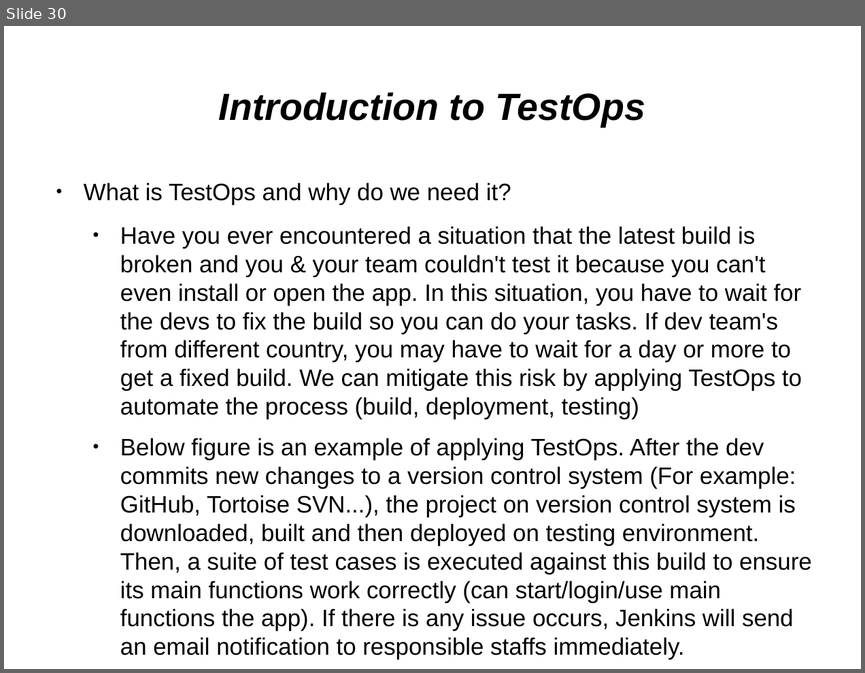
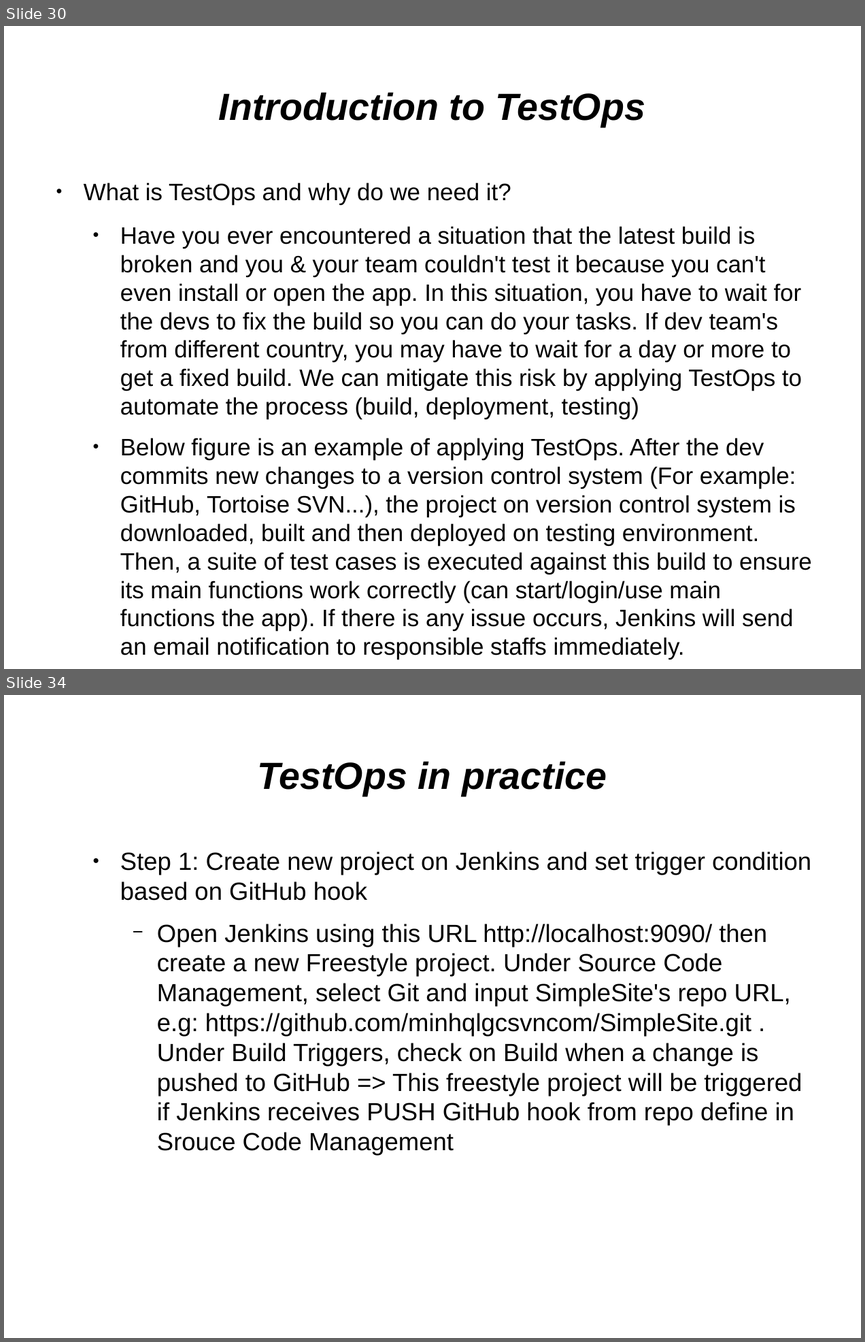
Before and after one commit to kirol/selenium, a slide deck: Selenium & Testops.odp. Shown one above the other, each under a label of ours: slide 30 before the commit, slides 30 and 34 after it; the slides between them are not shown. The pictures are 865x673 and 865x1342 pixels, drawn with LibreOffice and Linux fonts; fonts in the diff are those of the drawing. Boxes give left, top, right and bottom in pixels: in the first picture for what was removed or moved away, otherwise in the second. Text is boxed around its words. In the diff, an @@ line names an element or a change of style, - is before the commit and + after.

```diff
--- a/Selenium & Testops.odp
+++ b/Selenium & Testops.odp
@@ slide 34 added at bbox=[4, 695, 861, 1338], background #FFFFFF @@
@@ title added at bbox=[258, 761, 606, 796], 35 pt, text #000000, bold, italic @@
+TestOps in practice
@@ text added at bbox=[120, 851, 811, 1155], 23 pt, text #000000 @@
+  ● Step 1: Create new project on Jenkins and set trigger condition based on GitHub hook
+    − Open Jenkins using this URL http://localhost:9090/ then create a new Freestyle project. Under Source Code Management, select Git and input SimpleSite's repo URL, e.g: https://github.com/minhqlgcsvncom/SimpleSite.git . Under Build Triggers, check on Build when a change is pushed to GitHub => This freestyle project will be triggered if Jenkins receives PUSH GitHub hook from repo define in Srouce Code Management
```
Also in this commit, not shown: 23 slides changed, 14 other slides added, 8 slides removed, 1 other file.
